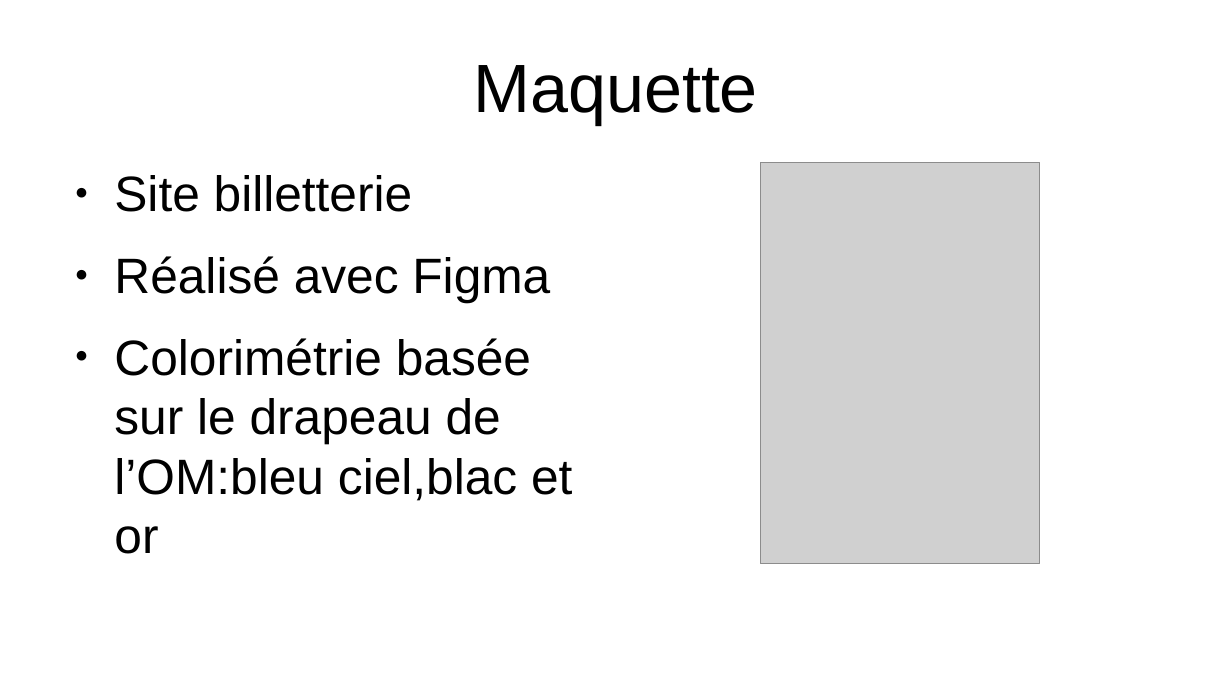
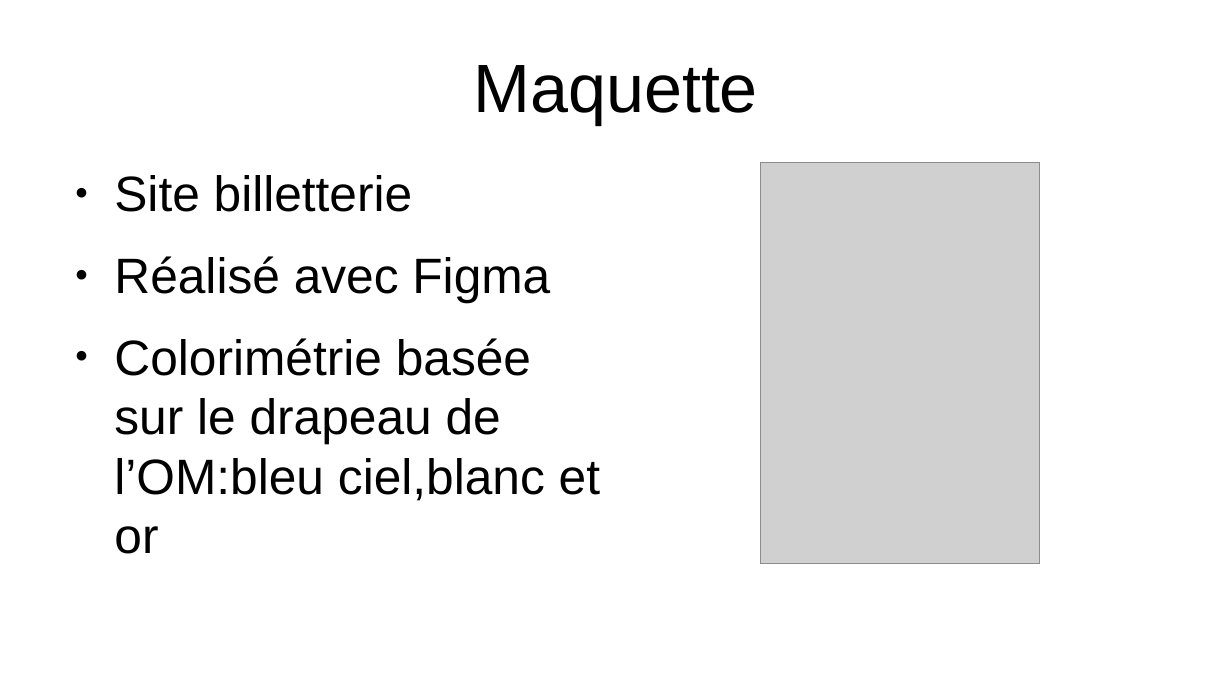
Before and after one commit to feihachim/afpa-dossiers-exam, a slide deck: slide 8 of Presentation-projet.odp. Drawn at 1232x693 pixels with LibreOffice and Linux fonts; fonts in the diff are those of the drawing; grey boxes stand for pictures. Boxes give left, top, right and bottom in pixels: in the first picture for what was removed or moved away, otherwise in the second. Text is boxed around its words. In the diff, an @@ line names an element or a change of style, - is before the commit and + after.

```diff
--- a/Presentation-projet.odp
+++ b/Presentation-projet.odp
@@ text at <box>114,338,600,554</box>: text changed @@
-● Colorimétrie basée sur le drapeau de l’OM:bleu ciel,blac et or
+● Colorimétrie basée sur le drapeau de l’OM:bleu ciel,blanc et or
```
Also in this commit, not shown: 4 slides added, 1 other file.
